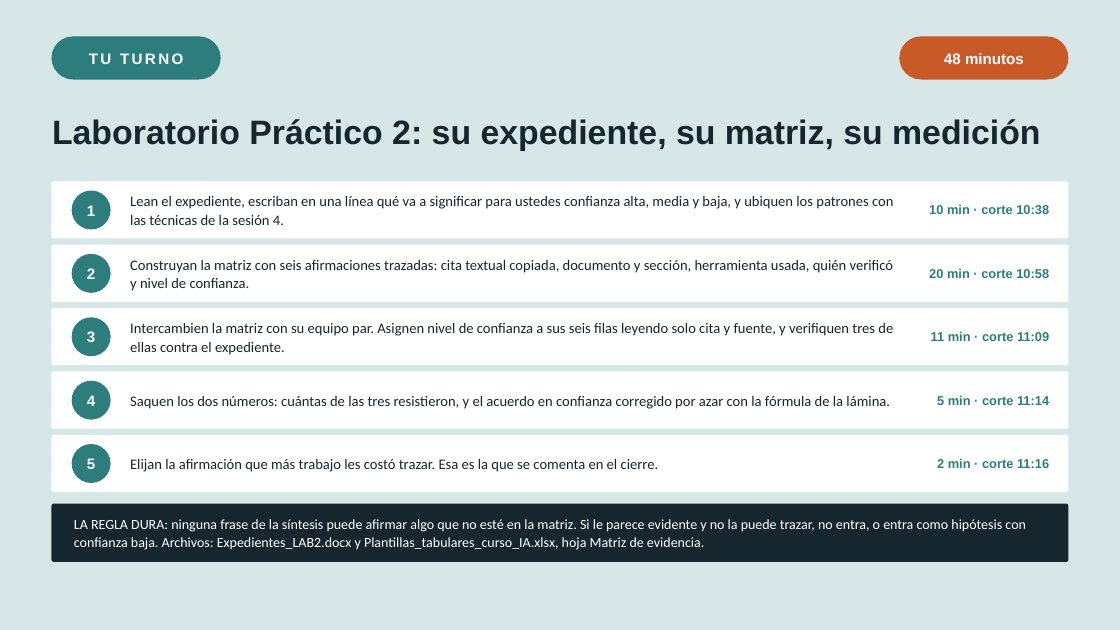
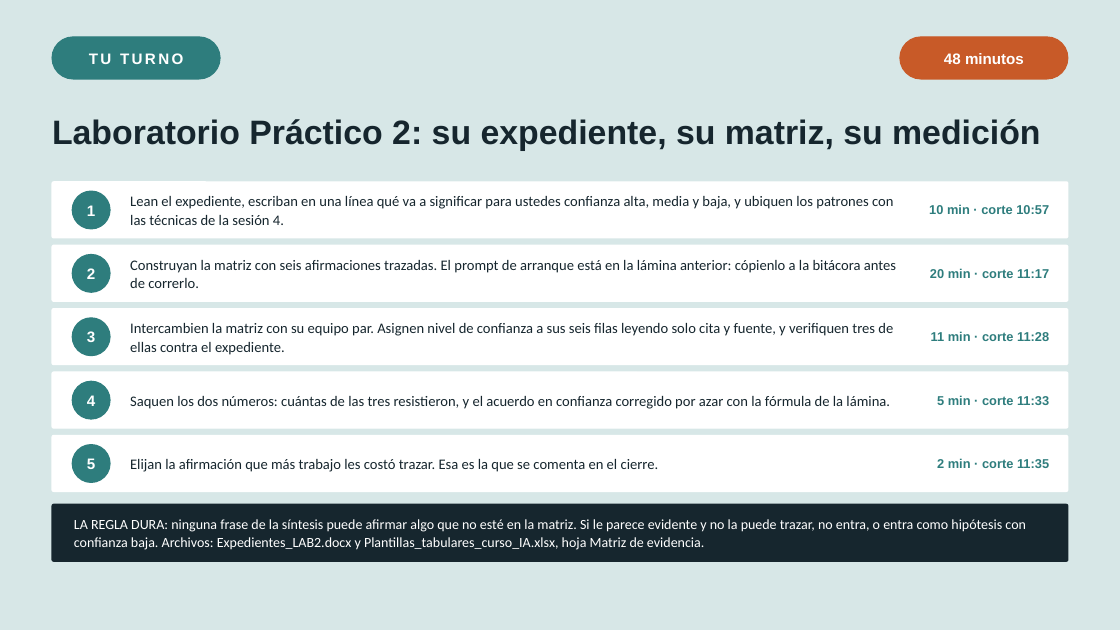
Before and after one commit to marvtrejo/curso-inegi-gen-ai, a slide deck: slide 21 of sesion-06/Sesion_06_Laboratorio_Cualitativo.pptx (slide 17 before the commit). Drawn at 1120x630 pixels with LibreOffice and Linux fonts; fonts in the diff are those of the drawing. Boxes give left, top, right and bottom in pixels: in the first picture for what was removed or moved away, otherwise in the second. Text is boxed around its words. In the diff, an @@ line names an element or a change of style, - is before the commit and + after.

```diff
--- a/sesion-06/Sesion_06_Laboratorio_Cualitativo.pptx
+++ b/sesion-06/Sesion_06_Laboratorio_Cualitativo.pptx
@@ text at <box>929,204,1049,214</box>: text changed @@
-10 min · corte 10:38
+10 min · corte 10:57
@@ text at <box>130,260,896,288</box>: text changed @@
-Construyan la matriz con seis afirmaciones trazadas: cita textual copiada, documento y sección, herramienta usada, quién verificó y nivel de confianza.
+Construyan la matriz con seis afirmaciones trazadas. El prompt de arranque está en la lámina anterior: cópienlo a la bitácora antes de correrlo.
@@ text at <box>930,268,1049,278</box>: text changed @@
-20 min · corte 10:58
+20 min · corte 11:17
@@ text at <box>931,331,1049,341</box>: text changed @@
-11 min · corte 11:09
+11 min · corte 11:28
@@ text at <box>937,395,1049,405</box>: text changed @@
-5 min · corte 11:14
+5 min · corte 11:33
@@ text at <box>937,458,1049,468</box>: text changed @@
-2 min · corte 11:16
+2 min · corte 11:35
```
Also in this commit, not shown: 4 other slides changed, 6 slides added, 1 slide removed, 3 other files.
